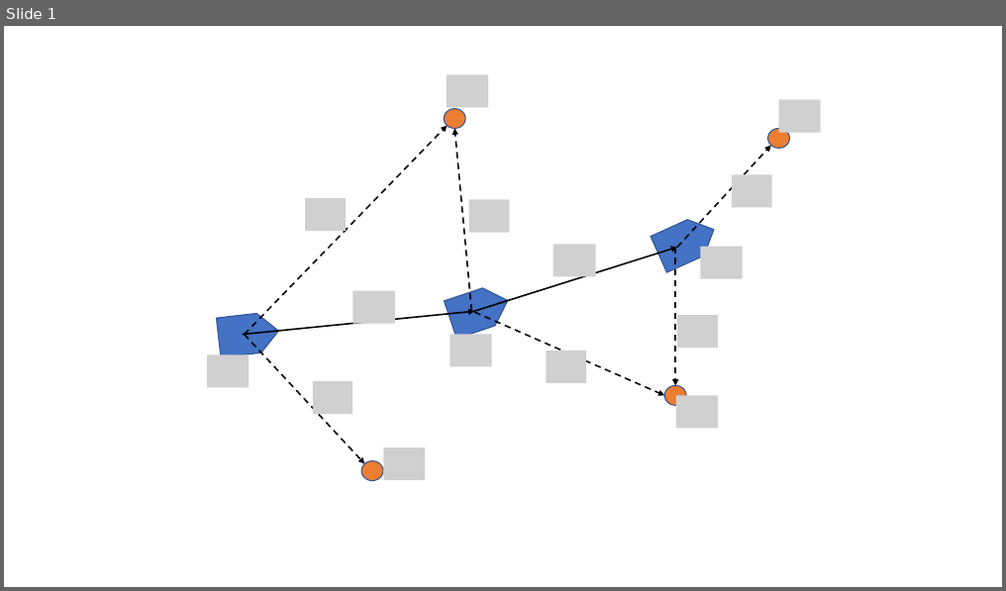
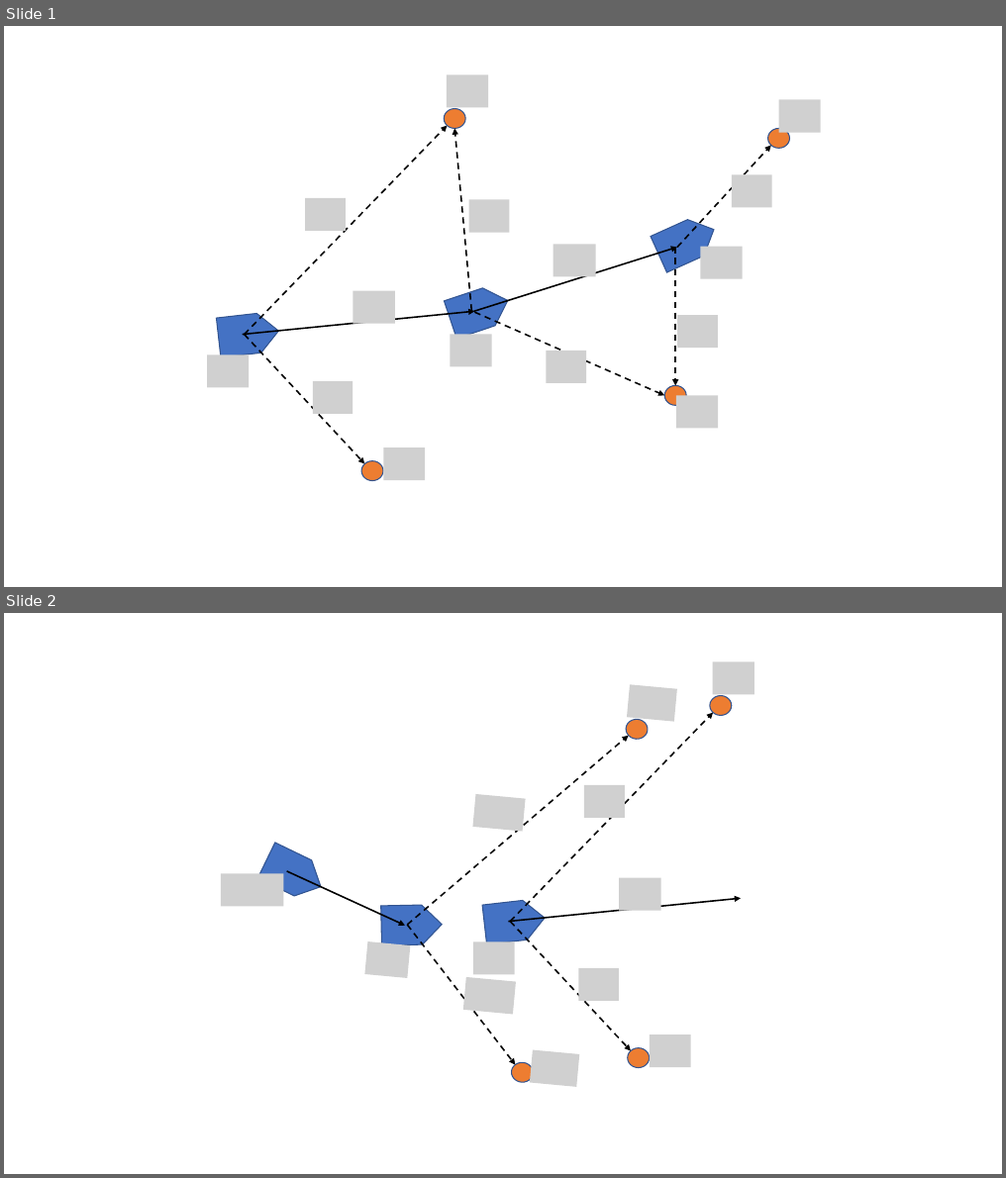
Before and after one commit to ShisatoYano/SlamBeginnersProgram, a slide deck: Diagrams.pptx. Shown one above the other, each under a label of ours: slide 1 before the commit, slides 1 and 2 after it. The pictures are 1006x591 and 1006x1178 pixels, drawn with LibreOffice and Linux fonts; fonts in the diff are those of the drawing; grey boxes stand for pictures. Boxes give left, top, right and bottom in pixels: in the first picture for what was removed or moved away, otherwise in the second. Text is boxed around its words. In the diff, an @@ line names an element or a change of style, - is before the commit and + after.

```diff
--- a/Diagrams.pptx
+++ b/Diagrams.pptx
@@ slide 2 added at box(4, 613, 1002, 1174), background #FFFFFF @@
@@ picture added at box(713, 662, 754, 694) @@
@@ group added at box(365, 684, 677, 1087): 5 pictures, 2 ellipses, 2 arrows, 1 pentagon arrow @@
@@ ellipse added at box(710, 695, 732, 715), fill #ED7D31, outline #325491 1 pt @@
@@ arrow added from (510, 922) to (713, 713), #000000 1.5 pt dashed @@
@@ picture added at box(584, 785, 625, 818) @@
@@ pentagon arrow added at box(258, 843, 330, 905), fill #4472C4, outline #325491 1 pt @@
@@ picture added at box(221, 873, 284, 906) @@
@@ arrow added from (287, 871) to (405, 926), #000000 1.5 pt @@
@@ picture added at box(620, 878, 661, 911) @@
@@ pentagon arrow added at box(482, 899, 548, 945), fill #4472C4, outline #325491 1 pt @@
@@ arrow added from (509, 922) to (741, 898), #000000 1.5 pt @@
@@ arrow added from (510, 922) to (631, 1051), #000000 1.5 pt dashed @@
@@ picture added at box(473, 943, 515, 975) @@
@@ picture added at box(579, 968, 620, 1001) @@
@@ ellipse added at box(628, 1049, 649, 1068), fill #ED7D31, outline #325491 1 pt @@
@@ picture added at box(649, 1035, 690, 1068) @@
```
Also in this commit, not shown: 1 other slide added.
